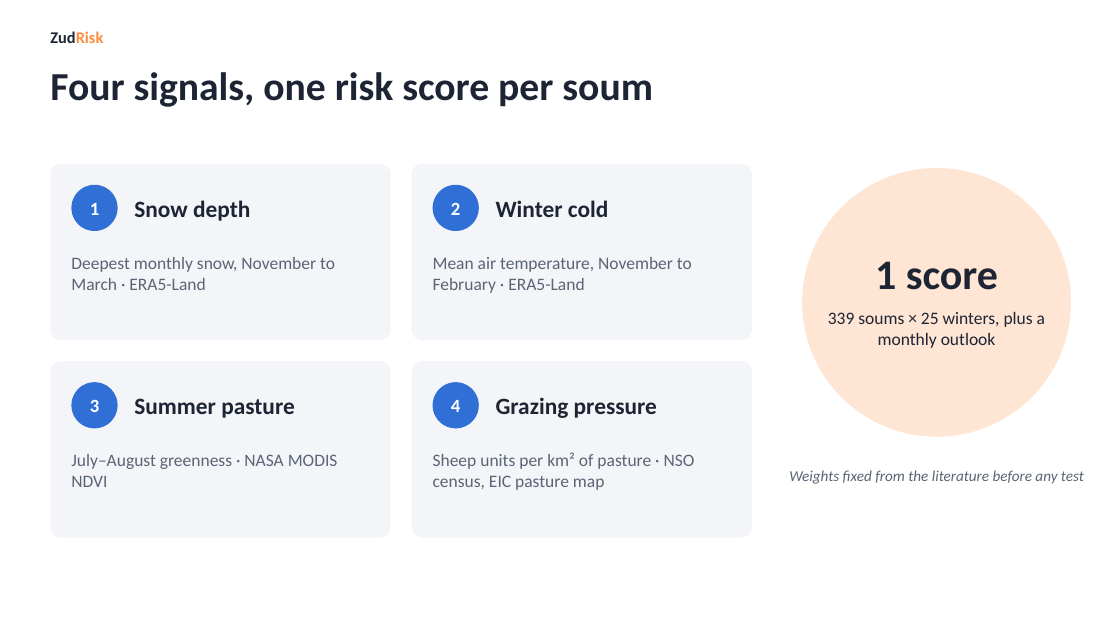
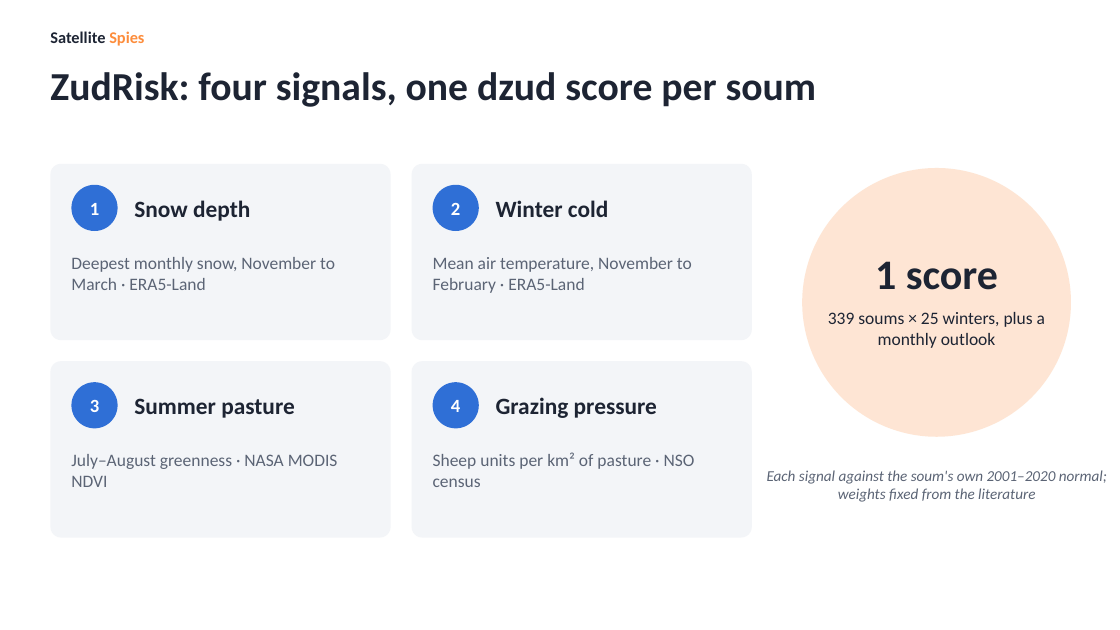
Before and after one commit to Sarul72/ZudRisk, a slide deck: slide 3 of docs/pitch/zudrisk-pitch.pptx. Drawn at 1120x630 pixels with LibreOffice and Linux fonts; fonts in the diff are those of the drawing. Boxes give left, top, right and bottom in pixels: in the first picture for what was removed or moved away, otherwise in the second. Text is boxed around its words. In the diff, an @@ line names an element or a change of style, - is before the commit and + after.

```diff
--- a/docs/pitch/zudrisk-pitch.pptx
+++ b/docs/pitch/zudrisk-pitch.pptx
@@ text at (x1=50, y1=31, x2=144, y2=46): text changed; text colour #FD8D3C to #1D2433 @@
-ZudRisk
+Satellite Spies
@@ text at (x1=50, y1=72, x2=817, y2=107): text changed @@
-Four signals, one risk score per soum
+ZudRisk: four signals, one dzud score per soum
@@ text at (x1=433, y1=452, x2=695, y2=487): text changed @@
-Sheep units per km² of pasture · NSO census, EIC pasture map
+Sheep units per km² of pasture · NSO census
@@ text at (x1=767, y1=470, x2=1107, y2=502): text changed @@
-Weights fixed from the literature before any test
+Each signal against the soum's own 2001–2020 normal; weights fixed from the literature
```
Also in this commit, not shown: 4 other slides changed, 2 slides added, 2 slides removed, 8 other files.
